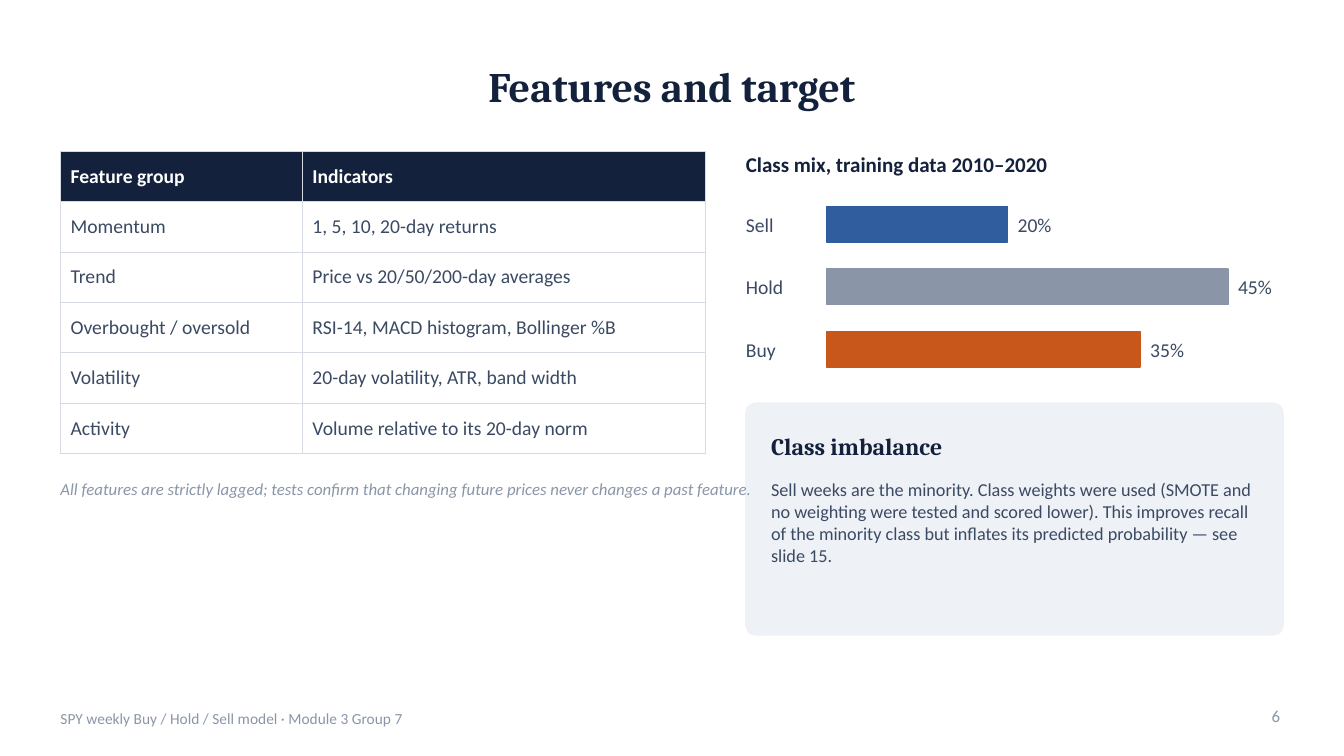
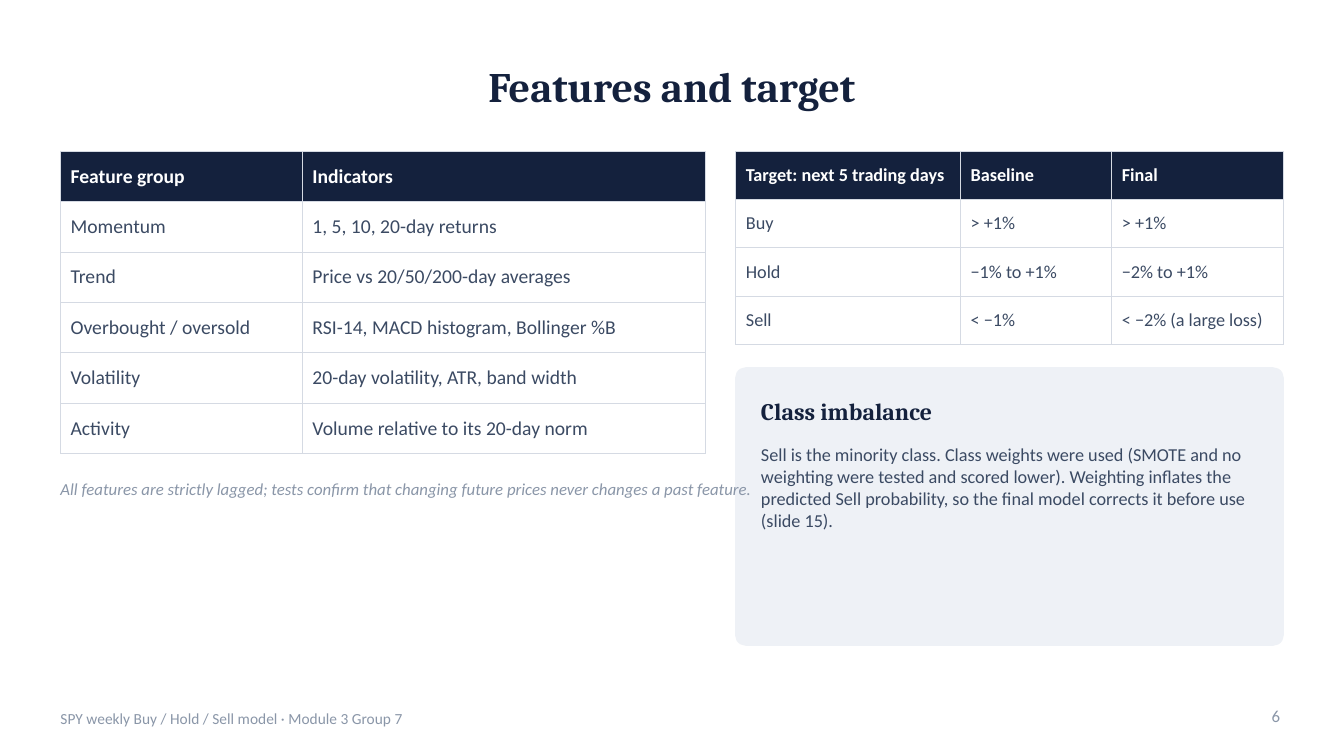
Before and after one commit to TKCH121/spy, a slide deck: slide 6 of presentation/SPY_Model_Presentation.pptx. Drawn at 1344x756 pixels with LibreOffice and Linux fonts; fonts in the diff are those of the drawing. Boxes give left, top, right and bottom in pixels: in the first picture for what was removed or moved away, otherwise in the second. Text is boxed around its words. In the diff, an @@ line names an element or a change of style, - is before the commit and + after.

```diff
--- a/presentation/SPY_Model_Presentation.pptx
+++ b/presentation/SPY_Model_Presentation.pptx
@@ table added at <box>736,151,1284,333</box>, 4 rows, 3 columns @@
+Target: next 5 trading days | Baseline | Final
+Buy | > +1% | > +1%
+Hold | −1% to +1% | −2% to +1%
+Sell | < −1% | < −2% (a large loss)
@@ text removed at <box>746,157,1047,176</box> @@
-Class mix, training data 2010–2020
@@ rectangle removed at <box>827,207,1008,242</box> @@
@@ text removed at <box>746,218,774,232</box> @@
-Sell
@@ text removed at <box>1018,218,1052,232</box> @@
-20%
@@ rectangle removed at <box>827,269,1228,304</box> @@
@@ text removed at <box>746,280,783,294</box> @@
-Hold
@@ text removed at <box>1238,280,1272,294</box> @@
-45%
@@ text removed at <box>746,344,776,360</box> @@
-Buy
@@ rectangle removed at <box>827,332,1140,367</box> @@
@@ text removed at <box>1150,343,1184,357</box> @@
-35%
@@ rounded rectangle: place and size @@
-rounded rectangle at <box>746,403,1284,635</box>
+rounded rectangle at <box>736,368,1284,645</box>
@@ rounded rectangle at <box>736,368,1284,645</box>: proportions changed @@
@@ text "Class imbalance": place and size @@
-text "Class imbalance" at <box>771,438,942,456</box>
+text "Class imbalance" at <box>761,403,932,421</box>
@@ text at <box>761,448,1245,530</box>: text changed @@
-Sell weeks are the minority. Class weights were used (SMOTE and no weighting were tested and scored lower). This improves recall of the minority class but inflates its predicted probability — see slide 15.
+Sell is the minority class. Class weights were used (SMOTE and no weighting were tested and scored lower). Weighting inflates the predicted Sell probability, so the final model corrects it before use (slide 15).
```
Also in this commit, not shown: 16 other slides changed, 1 slide added, 1 slide removed, 8 other files.
